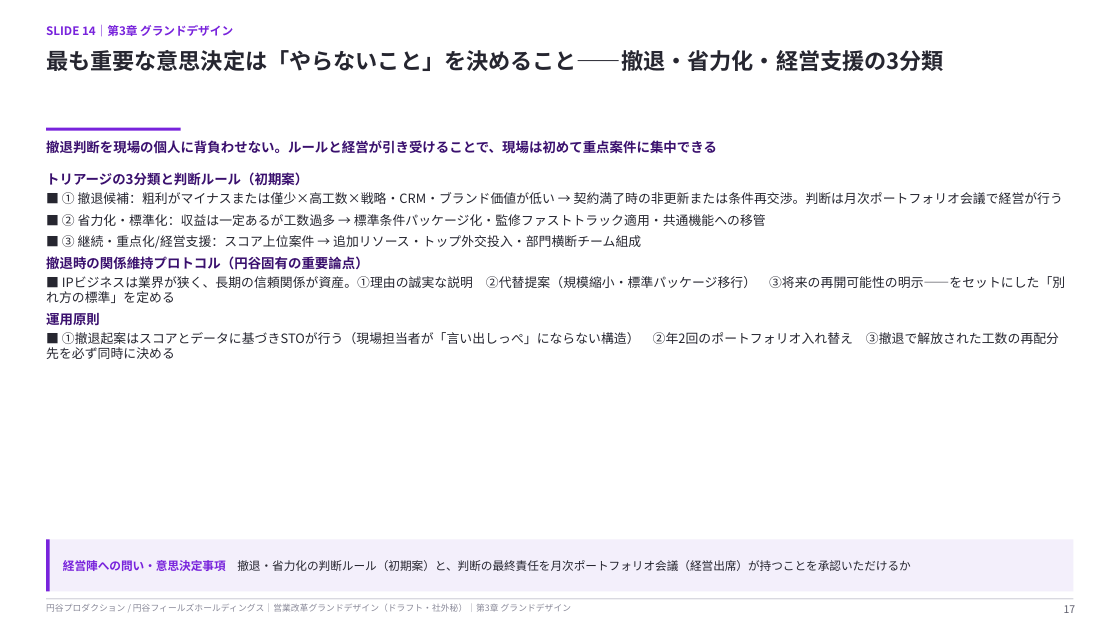
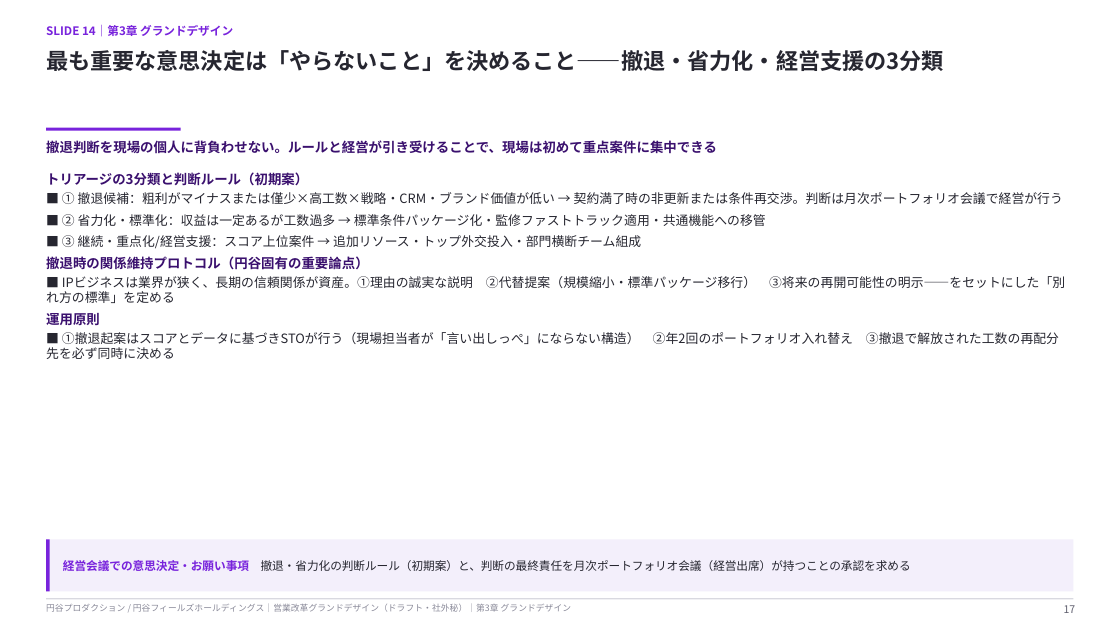
Before and after one commit to hayatoshintani-spe/kessho-lens, a slide deck: slide 17 of docs/営業改革グランドデザイン_円谷.pptx. Drawn at 1120x630 pixels with LibreOffice and Linux fonts; fonts in the diff are those of the drawing. Boxes give left, top, right and bottom in pixels: in the first picture for what was removed or moved away, otherwise in the second. Text is boxed around its words. In the diff, an @@ line names an element or a change of style, - is before the commit and + after.

```diff
--- a/docs/営業改革グランドデザイン_円谷.pptx
+++ b/docs/営業改革グランドデザイン_円谷.pptx
@@ text at box(63, 560, 911, 571): text changed @@
-経営陣への問い・意思決定事項 撤退・省力化の判断ルール（初期案）と、判断の最終責任を月次ポートフォリオ会議（経営出席）が持つことを承認いただけるか
+経営会議での意思決定・お願い事項 撤退・省力化の判断ルール（初期案）と、判断の最終責任を月次ポートフォリオ会議（経営出席）が持つことの承認を求める
```
Also in this commit, not shown: 26 other slides changed, 1 other file.
